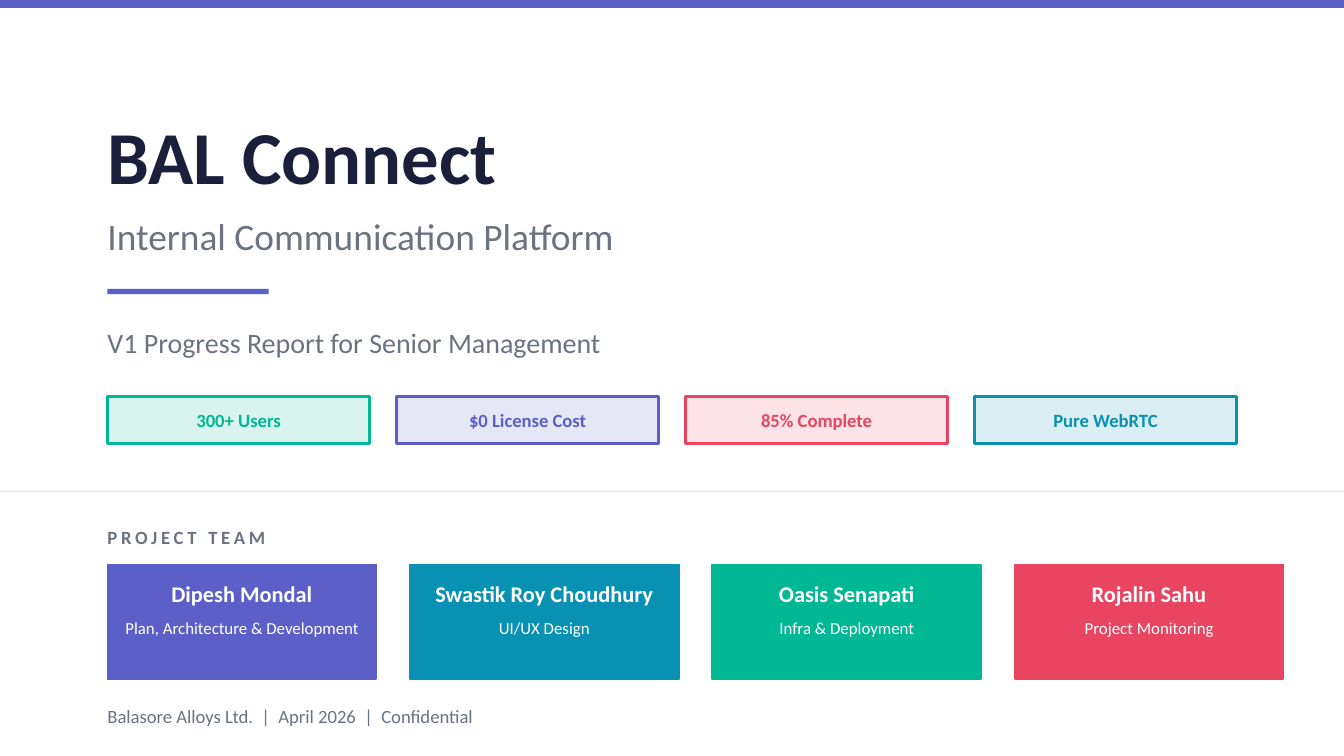
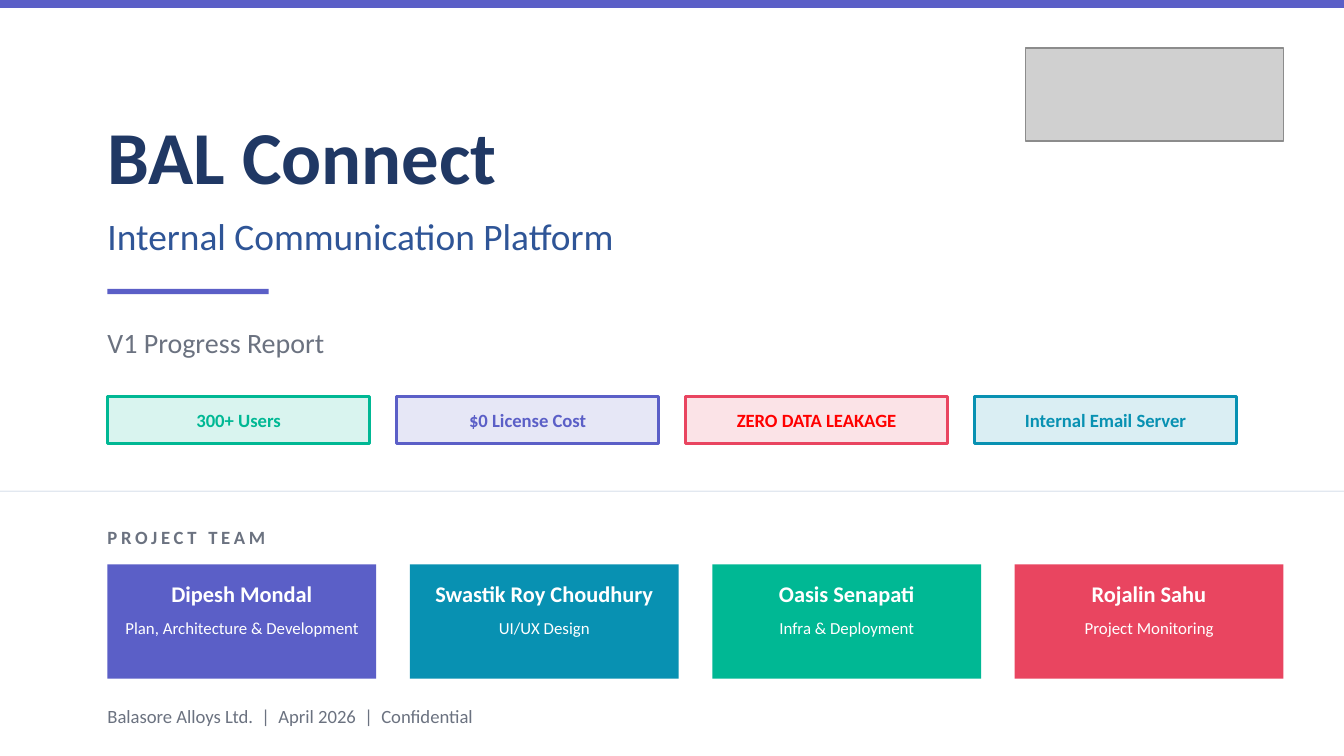
Before and after one commit to dipesh3088balasorealloys/Internal_Communication, a slide deck: slide 1 of docs/BAL_Connect_V1_Progress_Report_updated_ppt.pptx. Drawn at 1344x756 pixels with LibreOffice and Linux fonts; fonts in the diff are those of the drawing; grey boxes stand for pictures. Boxes give left, top, right and bottom in pixels: in the first picture for what was removed or moved away, otherwise in the second. Text is boxed around its words. In the diff, an @@ line names an element or a change of style, - is before the commit and + after.

Commit message:
All fixes: conversation load, presence reset, login page, email routing

```diff
--- a/docs/BAL_Connect_V1_Progress_Report_updated_ppt.pptx
+++ b/docs/BAL_Connect_V1_Progress_Report_updated_ppt.pptx
@@ picture added at box(1025, 48, 1284, 141) @@
@@ text "BAL Connect" at box(107, 135, 496, 185): text colour #1B1F3B to #203864 @@
@@ text "Internal Communication Platform" at box(107, 224, 613, 251): text colour #6B7280 to #2F5597 @@
@@ text at box(107, 335, 324, 358): text changed @@
-V1 Progress Report for Senior Management
+V1 Progress Report
@@ text at box(737, 414, 896, 427): text changed; text colour #E94560 to #FF0000 @@
-85% Complete
+ZERO DATA LEAKAGE
@@ text at box(1025, 414, 1187, 427): text changed @@
-Pure WebRTC
+Internal Email Server
@@ rectangle at box(108, 564, 376, 679): outline #5B5FC7 1 pt to none @@
@@ rectangle at box(410, 564, 679, 679): outline #0891B2 1 pt to none @@
@@ rectangle at box(712, 564, 981, 679): outline #00B894 1 pt to none @@
@@ rectangle at box(1015, 564, 1284, 679): outline #E94560 1 pt to none @@
```
Also in this commit, not shown: 5 other slides changed, 2 slides added, 4 slides removed, 9 other files.
